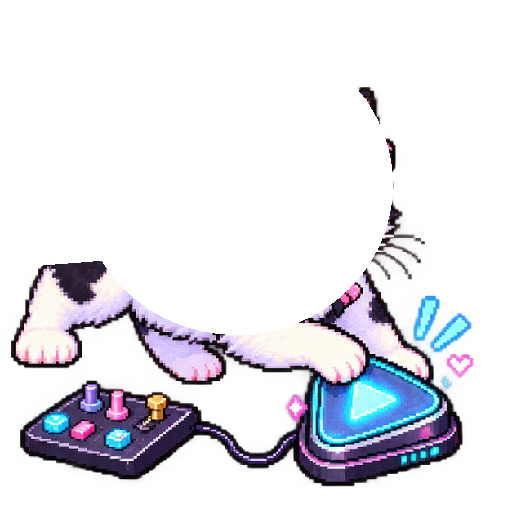
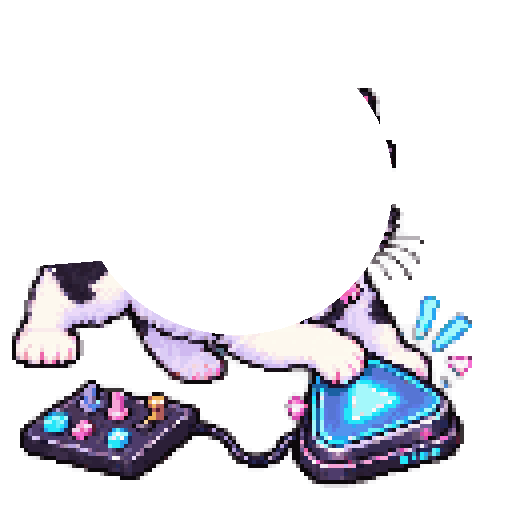
Two versions of the same layered image (512x512). Layer-by-layer changes:
painted on "head" over [80,84,393,335]
painted on "tail" over [37,261,105,267]
